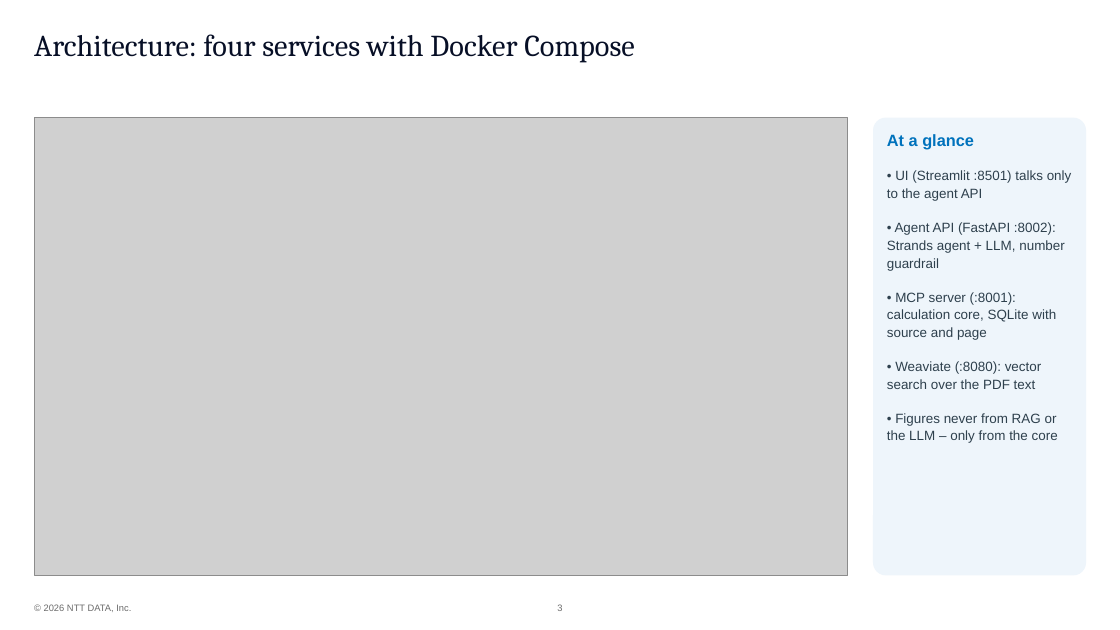
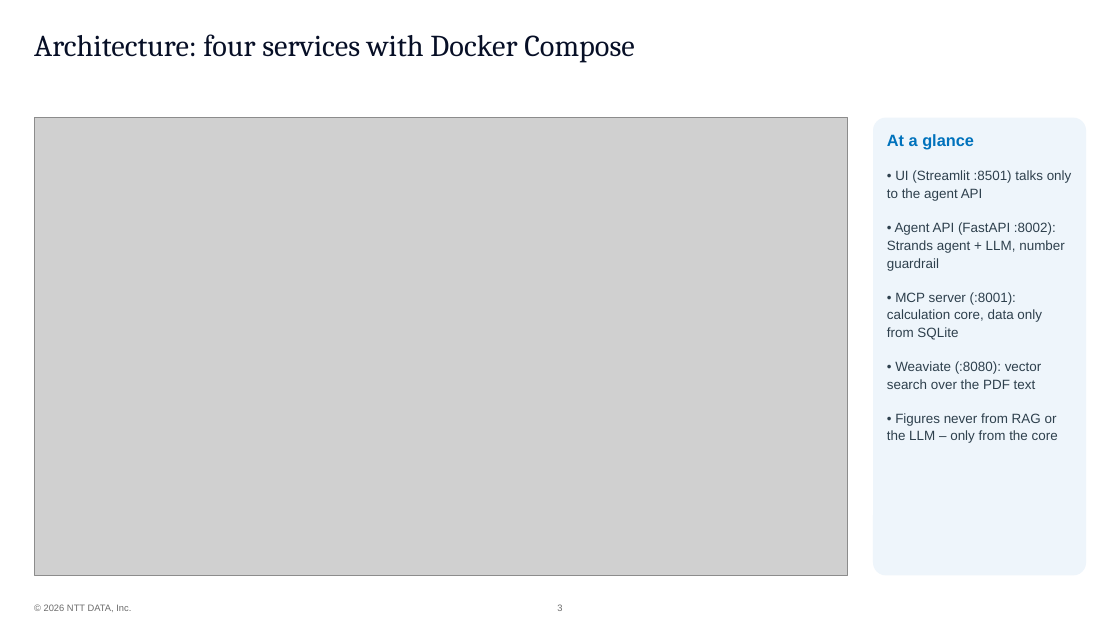
Before and after one commit to ValentinIliu1212/realBasket, a slide deck: slide 3 of hackathon/RealBasket_Hackathon_Demo_EN.pptx. Drawn at 1120x630 pixels with LibreOffice and Linux fonts; fonts in the diff are those of the drawing; grey boxes stand for pictures; background and template pictures are left out. Boxes give left, top, right and bottom in pixels: in the first picture for what was removed or moved away, otherwise in the second. Text is boxed around its words. In the diff, an @@ line names an element or a change of style, - is before the commit and + after.

Commit message:
SQLite is the single read source; PDFs are only read by the import
- storage/sqlite_store.py: validated dataset tables (prices, cpi, base amounts, printed ECLI, city rents, state coverage, checks, meta) written in one transaction with the provenance rows; load_dataset() reads SQLite read-only, cached per import id; dataset_info()

- data/basket.py: load_basket() reads from SQLite (RealDataError with import hint if missing, no implicit import)

- MCP snapshot exposes data_store metadata; tool docstrings, prompts, reports and monitoring paths (data -> sqlite) aligned

- tests: session SQLite fixture (conftest), lossless round trip, no PDF read at runtime, missing DB, failed import keeps data (138 green)

- docs: README, docs/*, hackathon decks (DE/EN, in place; keeps EN cover edit) and hackathon/architecture-detailed.md/.pdf

```diff
--- a/hackathon/RealBasket_Hackathon_Demo_EN.pptx
+++ b/hackathon/RealBasket_Hackathon_Demo_EN.pptx
@@ text in rounded rectangle at bbox=[887, 292, 1042, 340]: text changed @@
-• MCP server (:8001): calculation core, SQLite with source and page
+• MCP server (:8001): calculation core, data only from SQLite
```
Also in this commit, not shown: 3 other slides changed, 22 other files.
